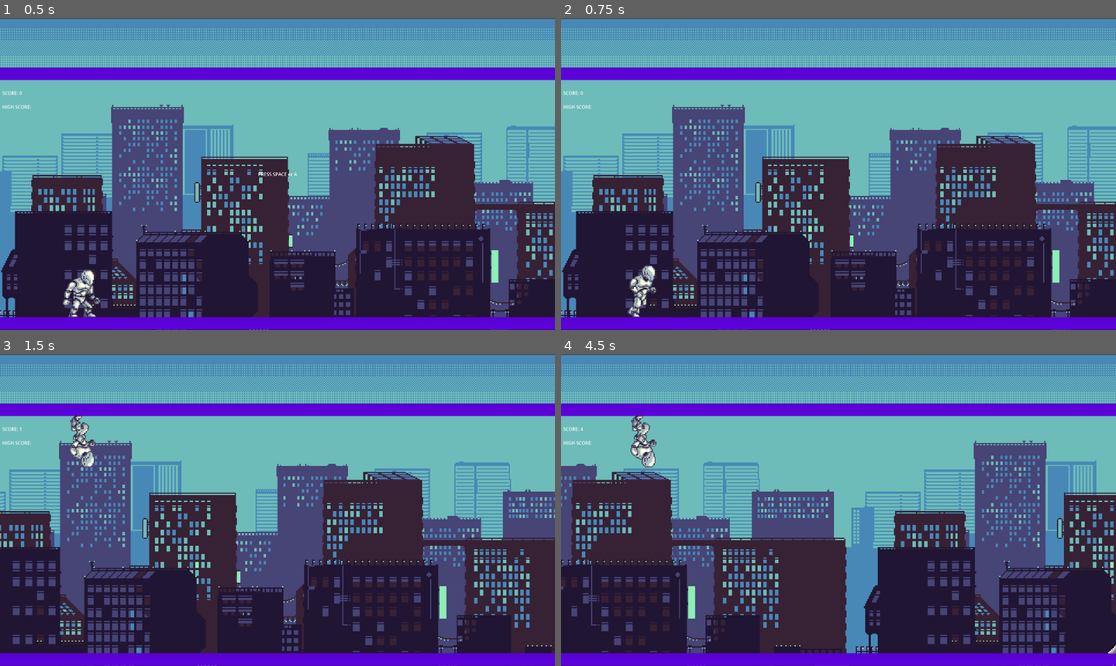
Above: before the commit, frames 1-4 (two rows, left to right).
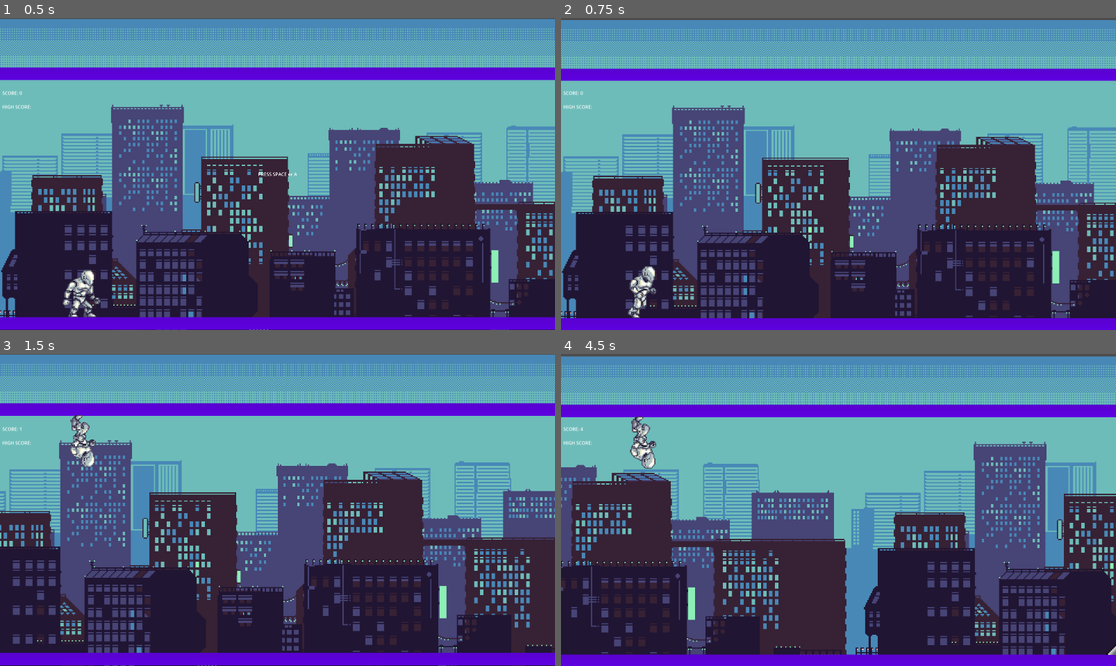
Above: after the commit, the same moments.

Repository: Diviyan20/Endless-Runner
Game: Godot game, scene res://Scenes/Main Map.tscn
The game is run twice, just before and just after one commit, with the same random seed, the same clock (stepped at 60 frames per second) and the same inputs. This scene is started directly instead of the project's main scene.
Inputs:
- Up to frame 1 (0.5 s): no input
- Up to frame 2 (0.75 s): tap Space at 0.5 s; hold Enter (ui_accept) from 0.53 s (still down)
- Up to frame 3 (1.5 s): release Enter (ui_accept) at 1.28 s; tap Enter (ui_accept) at 1.35 s
- Up to frame 4 (4.5 s): tap Enter (ui_accept) at 1.52, 1.82, 2.85, 3.02, 3.32, 4.35 s; hold Enter (ui_accept) 2.03-2.78 s; hold Enter (ui_accept) 3.53-4.28 s

Frame 1 is identical in both runs. In frame 2, 13% of the frame differs, in the area x 0-100%, y 0-100%; in frame 3, 6.6%; in frame 4, 17%.

Commit message:
Camera Shake Feature

Diff:
--- a/Scripts/Main_Map/main_map.gd
+++ b/Scripts/Main_Map/main_map.gd
@@ -10,6 +10,10 @@
 var screen_size: Vector2i
 var game_running: bool
 var spawn_on_ground: = true
+var shake_timer = 0.0
+var shake_strength = 4.0
+var shake_duration = 0.2
+var cam_original_pos = Vector2.ZERO
 
 const START_SPEED: float = 10.0
 const MAX_SPEED: int = 25
@@ -17,6 +21,7 @@
 const CEILING_Y =230
 
 func _ready():
+	cam_original_pos = $Camera2D.position
 	screen_size = get_window().size
 	new_game()
 	pass
@@ -32,26 +37,35 @@
 	$HUD.get_node("Play").show()
 	pass
 
-func _process(_delta):
+func _process(delta):
 	if game_running:
 		show_score()
 		$Player.position.x += speed
 		$Camera2D.position.x += speed
 
-		#update ground position
-		if $Camera2D.position.x - $Ground.position.x > screen_size.x * 1.5:
+	if shake_timer > 0:
+		shake_timer -= delta
+		$Camera2D.offset = Vector2(
+			randf_range(-shake_strength, shake_strength),
+			randf_range(-shake_strength, shake_strength)
+		)
+	else:
+		$Camera2D.offset = Vector2.ZERO
+	if $Camera2D.position.x - $Ground.position.x > screen_size.x * 1.5:
 			$Ground.position.x +=screen_size.x
 			$Ceiling.position.x +=screen_size.x
-	else:
-		if Input.is_action_just_pressed("ui_accept"):
-			game_running = true
-			$HUD.get_node("Play").hide()
+
+	if Input.is_action_just_pressed("ui_accept"):
+		game_running = true
+		$HUD.get_node("Play").hide()
 		pass
 
 func show_score():
 	$HUD.get_node("Score Label").text = "SCORE: " + str(score)
 	pass
 
+func start_shake():
+	shake_timer = shake_duration
 
 func _on_score_timer_timeout() -> void:
 	score += 1
--- a/Scripts/Player/player_movement.gd
+++ b/Scripts/Player/player_movement.gd
@@ -21,6 +21,10 @@
 
 	on_ceiling = !on_ceiling
 
+	# Trigger camera shake from parent
+	get_parent().start_shake()
+
+
 func _physics_process(delta):
 	if not get_parent().game_running:
 		$AnimatedSprite2D.play("Idle")
